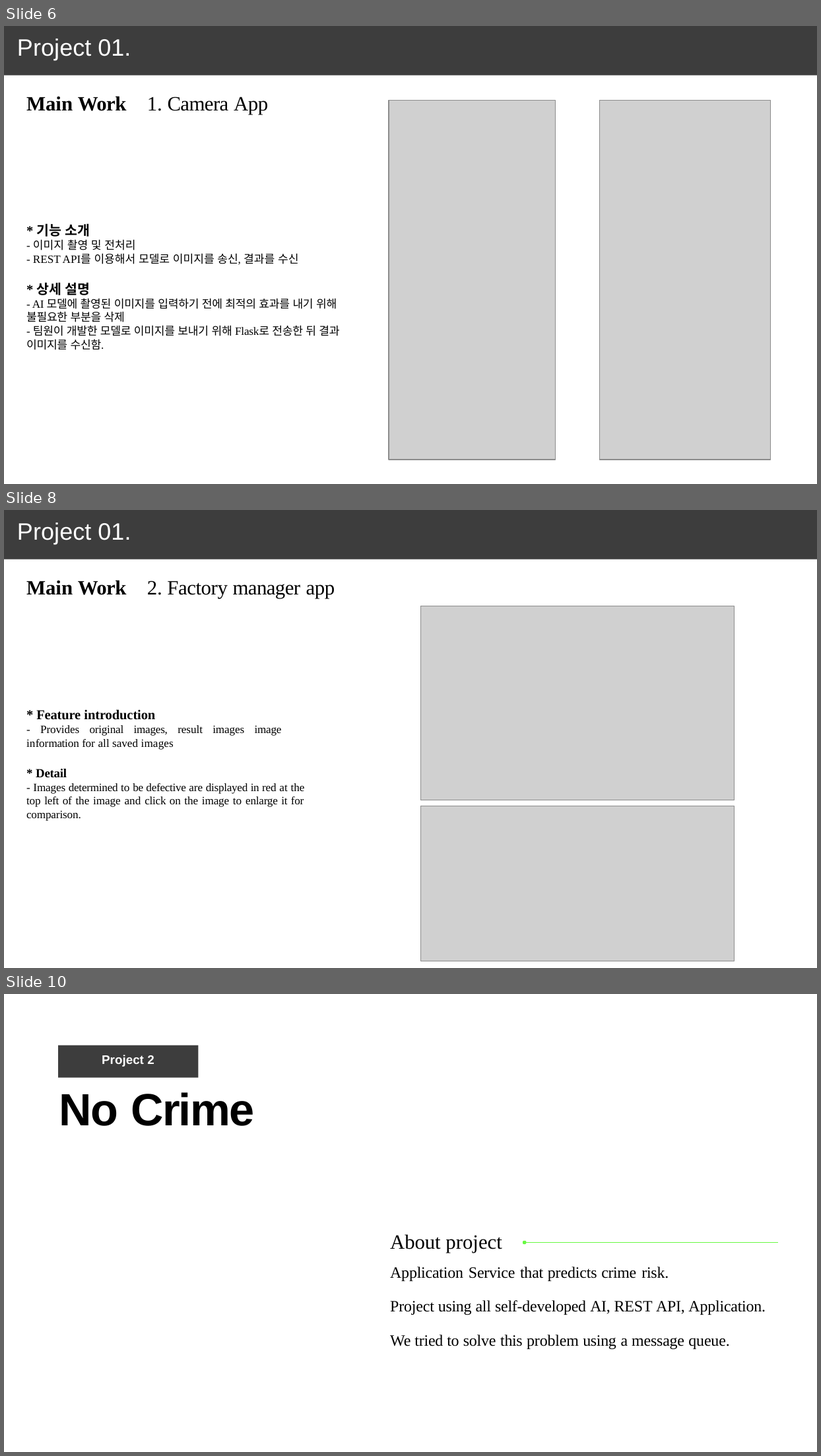
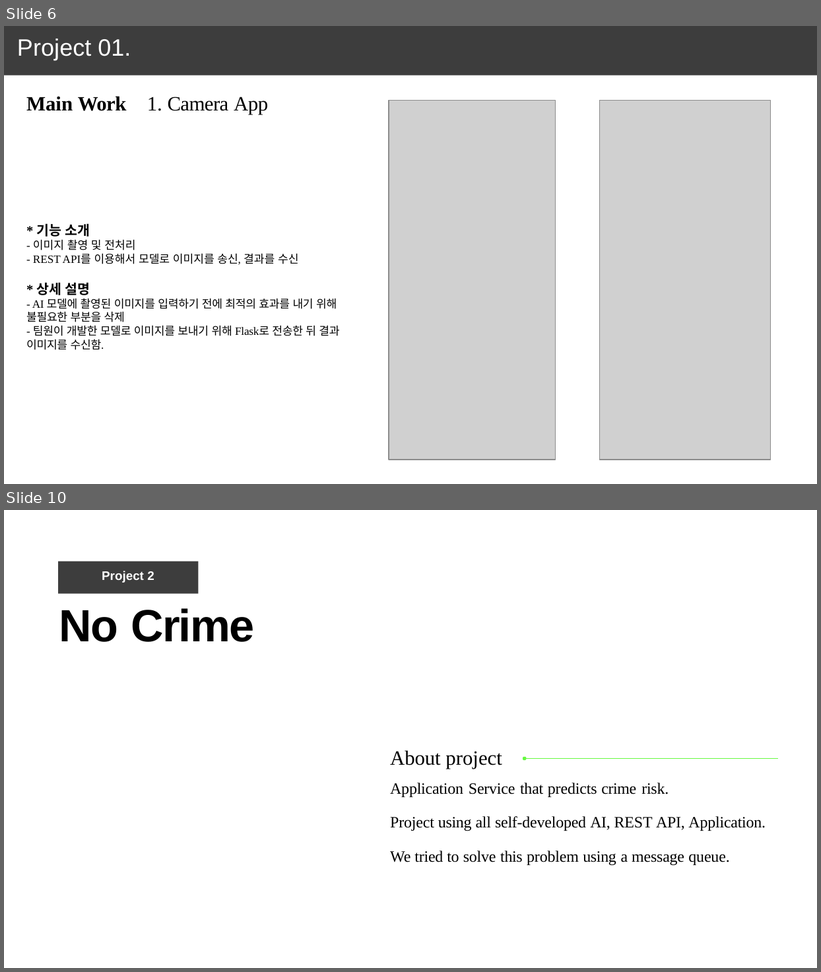
Before and after one commit to June222/June222.github.io, a slide deck: porfolio_kangjunwoo-010-5495-4551.pptx. Shown one above the other, each under a label of ours: slides 6, 8 and 10 before the commit, slides 6 and 10 after it; the slides between them are not shown. The pictures are 821x1456 and 821x972 pixels, drawn with LibreOffice and Linux fonts; fonts in the diff are those of the drawing; grey boxes stand for pictures. Boxes give left, top, right and bottom in pixels: in the first picture for what was removed or moved away, otherwise in the second. Text is boxed around its words. In the diff, an @@ line names an element or a change of style, - is before the commit and + after.

```diff
--- a/porfolio_kangjunwoo-010-5495-4551.pptx
+++ b/porfolio_kangjunwoo-010-5495-4551.pptx
@@ slide 8 removed at (4,510,817,968), background #FFFFFF; not listed: 1 template element that a slide beside it also shows @@
@@ title removed at (17,523,131,544) @@
-Project 01.
@@ text removed at (26,580,127,595) @@
-Main Work
@@ text removed at (147,581,335,598) @@
-2. Factory manager app
@@ picture removed at (420,606,734,800) @@
@@ text removed at (26,709,305,821) @@
-* Feature introduction
-- Provides original images, result images image
-information for all saved images
-* Detail
-- Images determined to be defective are displayed in red at the top left of the image and click on the image to enlarge it for comparison.
@@ picture removed at (420,806,734,961) @@
```
Also in this commit, not shown: 1 slide changed, 2 slides added, 1 other slide removed.
